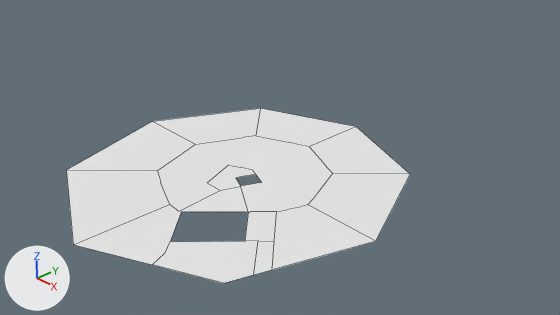
One commit to the Blender file blender_source/2OG.blend: the scene before it, then after it.
Both versions are drawn from the file's camera 'Camera'. The axes (+X, +Y, +Z) are drawn at lower left. The lights are the same throughout. Mesh edges are drawn as thin lines.
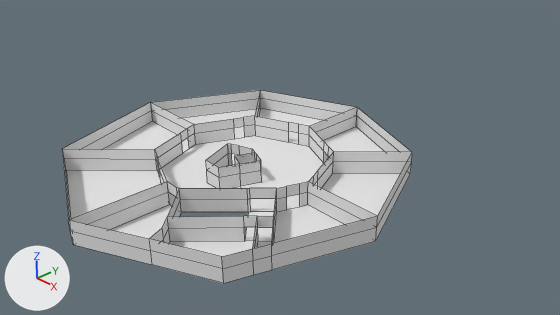
Changed parts and their boxes (x1, y1, x2, y2) in the pictures (560 x 315 px):
'Cube', reshaped (10% taller)
    before: (66, 108, 410, 283)
    after: (62, 90, 412, 283)

What the commit changed:
me_cube is used by ob_cube; location (0.0, 0.0, 0.0).
me_cube had 54 vertices, 14 faces and spanned x -3.71..2.75, y -3.5..3.04, z 0.0.
me_cube now has 162 vertices, 133 faces and spans x -3.71..2.75, y -3.5..3.04, z 0.0..0.45.
Part 1, on me_cube:
14 faces are deleted.
54 new vertices lie (0.0, 0.0, 0.25) away from vertices in x -3.71..2.75, y -3.5..3.04, z 0.0.
54 new vertices lie (0.0, 0.0, 0.2) away from vertices in x -3.71..2.75, y -3.5..3.04, z 0.25.
133 new faces join them.
